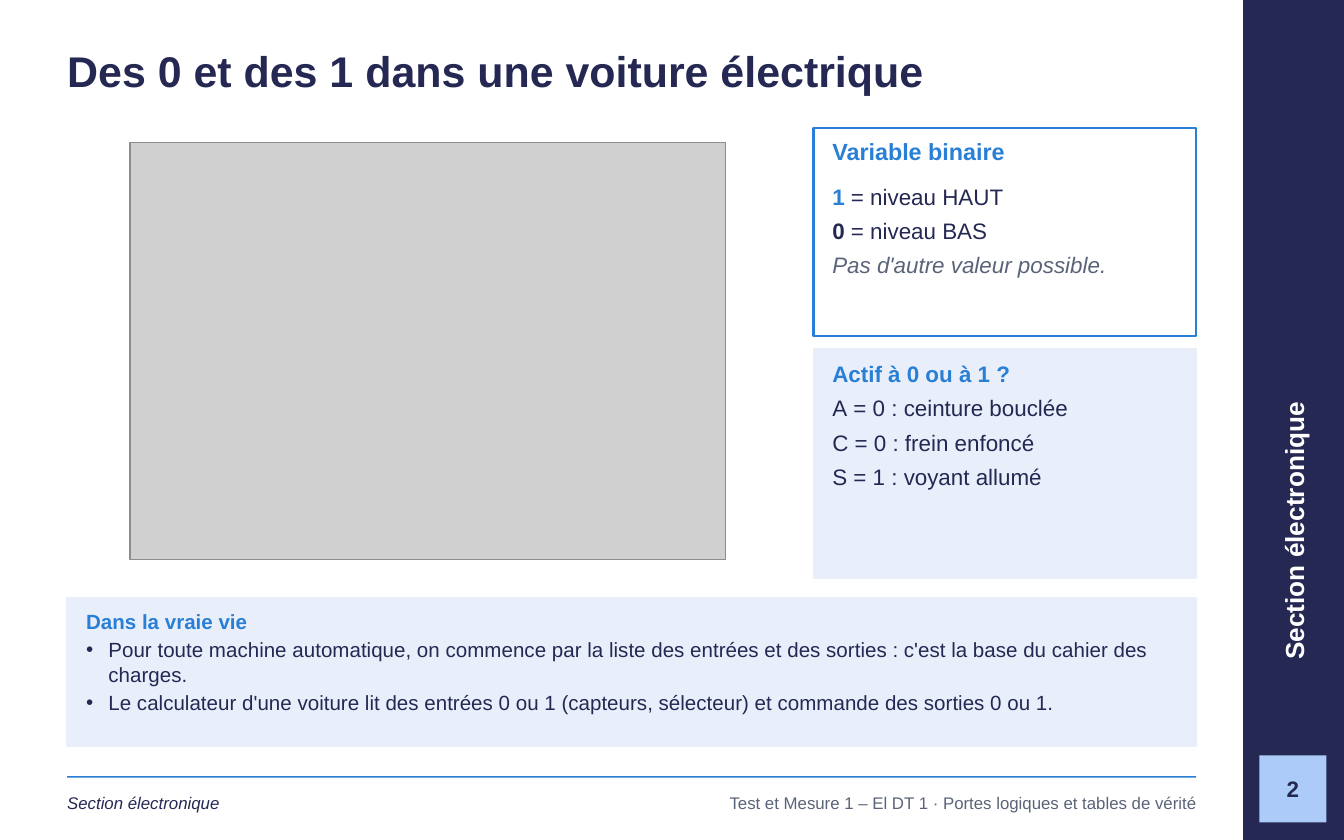
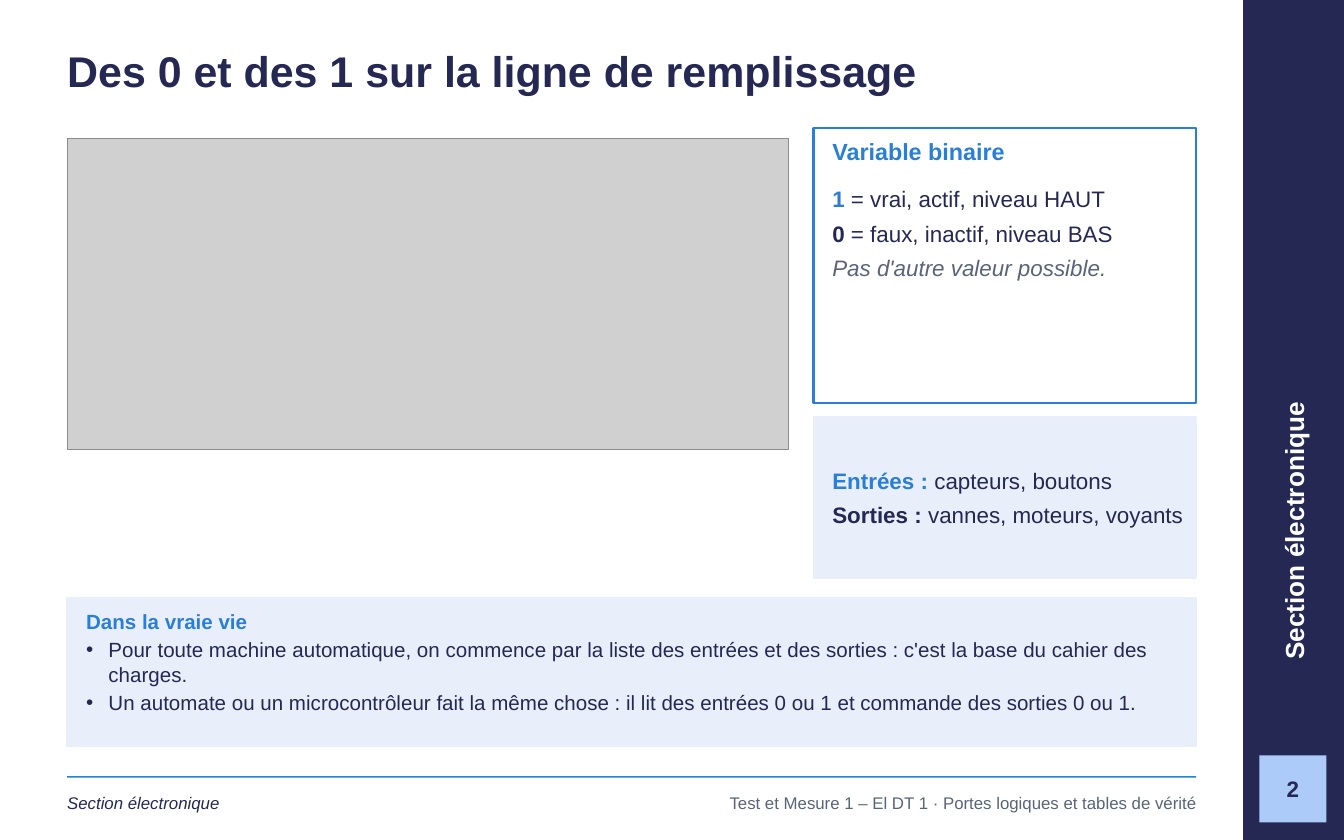
Before and after one commit to GlemoineETML/cours-etml, a slide deck: slide 2 of reference/tm1/semaine-1/120 Portes logiques et tables de vérité.pptx. Drawn at 1344x840 pixels with LibreOffice and Linux fonts; fonts in the diff are those of the drawing; grey boxes stand for pictures; background and template pictures are left out. Boxes give left, top, right and bottom in pixels: in the first picture for what was removed or moved away, otherwise in the second. Text is boxed around its words. In the diff, an @@ line names an element or a change of style, - is before the commit and + after.

```diff
--- a/reference/tm1/semaine-1/120 Portes logiques et tables de vérité.pptx
+++ b/reference/tm1/semaine-1/120 Portes logiques et tables de vérité.pptx
@@ text at <box>67,56,916,96</box>: text changed @@
-Des 0 et des 1 dans une voiture électrique
+Des 0 et des 1 sur la ligne de remplissage
@@ picture: place and size @@
-picture at <box>130,142,726,559</box>
+picture at <box>67,138,789,449</box>
@@ rectangle: place and size @@
-rectangle at <box>813,128,1196,336</box>
+rectangle at <box>813,128,1196,403</box>
@@ text at <box>832,190,1113,245</box>: text changed @@
-1 = niveau HAUT
-0 = niveau BAS
+1 = vrai, actif, niveau HAUT
+0 = faux, inactif, niveau BAS
@@ rectangle: place and size @@
-rectangle at <box>813,349,1196,578</box>
+rectangle at <box>813,417,1196,578</box>
@@ text "Entrées : capteurs, boutons" at <box>832,472,1183,528</box>: vertical alignment top to middle @@
@@ text at <box>832,472,1183,528</box>: text changed @@
-Actif à 0 ou à 1 ?
-A = 0 : ceinture bouclée
-C = 0 : frein enfoncé
-S = 1 : voyant allumé
+Entrées : capteurs, boutons
+Sorties : vannes, moteurs, voyants
@@ text at <box>108,695,1136,710</box>: text changed @@
-• Le calculateur d'une voiture lit des entrées 0 ou 1 (capteurs, sélecteur) et commande des sorties 0 ou 1.
+• Un automate ou un microcontrôleur fait la même chose : il lit des entrées 0 ou 1 et commande des sorties 0 ou 1.
```
Also in this commit, not shown: 16 other slides changed, 1 slide removed, 4 other files.
